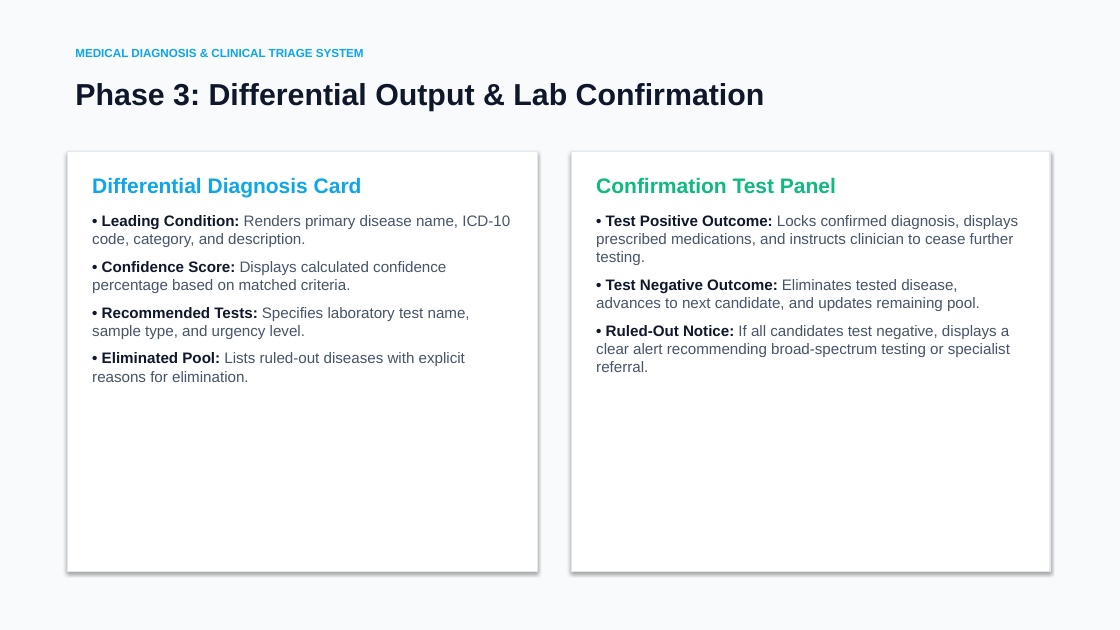
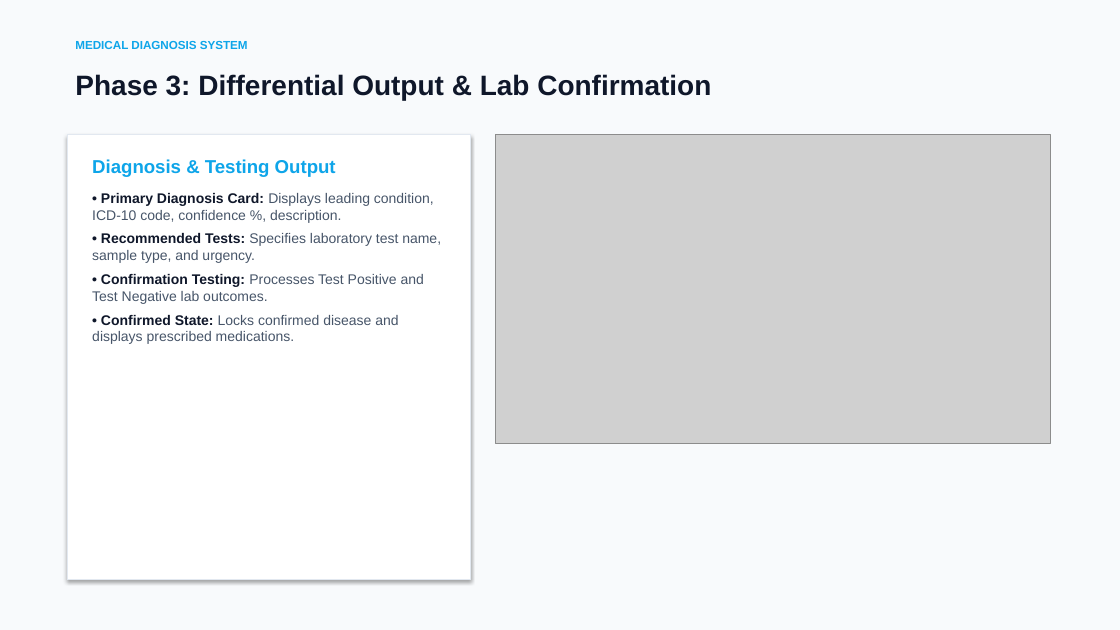
Before and after one commit to wmmandela/medical_diagnosis, a slide deck: slide 5 of presentation/Medical_Diagnosis_System_Presentation.pptx (slide 8 before the commit). Drawn at 1120x630 pixels with LibreOffice and Linux fonts; fonts in the diff are those of the drawing; grey boxes stand for pictures. Boxes give left, top, right and bottom in pixels: in the first picture for what was removed or moved away, otherwise in the second. Text is boxed around its words. In the diff, an @@ line names an element or a change of style, - is before the commit and + after.

Commit message:
docs: enrich presentation slides with live application UI screenshots, colors, and interactive controls

```diff
--- a/presentation/Medical_Diagnosis_System_Presentation.pptx
+++ b/presentation/Medical_Diagnosis_System_Presentation.pptx
@@ text at (75,41,248,49): text changed @@
-MEDICAL DIAGNOSIS & CLINICAL TRIAGE SYSTEM
+MEDICAL DIAGNOSIS SYSTEM
@@ text "Phase 3: Differential Output & ...": place and size @@
-text "Phase 3: Differential Output & ..." at (75,83,765,111)
+text "Phase 3: Differential Output & ..." at (75,74,711,100)
@@ text "Phase 3: Differential Output & ..." at (75,74,711,100): size 26 to 24 pt @@
@@ rectangle: place and size @@
-rectangle at (67,151,538,571)
+rectangle at (67,134,471,580)
@@ picture added at (496,134,1050,444) @@
@@ text at (92,159,441,344): text changed; size 13 to 12 pt @@
-Differential Diagnosis Card
-• Leading Condition: Renders primary disease name, ICD-10 code, category, and description.
-• Confidence Score: Displays calculated confidence percentage based on matched criteria.
-• Recommended Tests: Specifies laboratory test name, sample type, and urgency level.
-• Eliminated Pool: Lists ruled-out diseases with explicit reasons for elimination.
+Diagnosis & Testing Output
+• Primary Diagnosis Card: Displays leading condition, ICD-10 code, confidence %, description.
+• Recommended Tests: Specifies laboratory test name, sample type, and urgency.
+• Confirmation Testing: Processes Test Positive and Test Negative lab outcomes.
+• Confirmed State: Locks confirmed disease and displays prescribed medications.
@@ rectangle removed at (571,151,1050,571) @@
@@ text removed at (596,177,1019,372) @@
-Confirmation Test Panel
-• Test Positive Outcome: Locks confirmed diagnosis, displays prescribed medications, and instructs clinician to cease further testing.
-• Test Negative Outcome: Eliminates tested disease, advances to next candidate, and updates remaining pool.
-• Ruled-Out Notice: If all candidates test negative, displays a clear alert recommending broad-spectrum testing or specialist referral.
```
Also in this commit, not shown: 3 other slides changed, 2 slides added, 7 slides removed, 1 other file.
